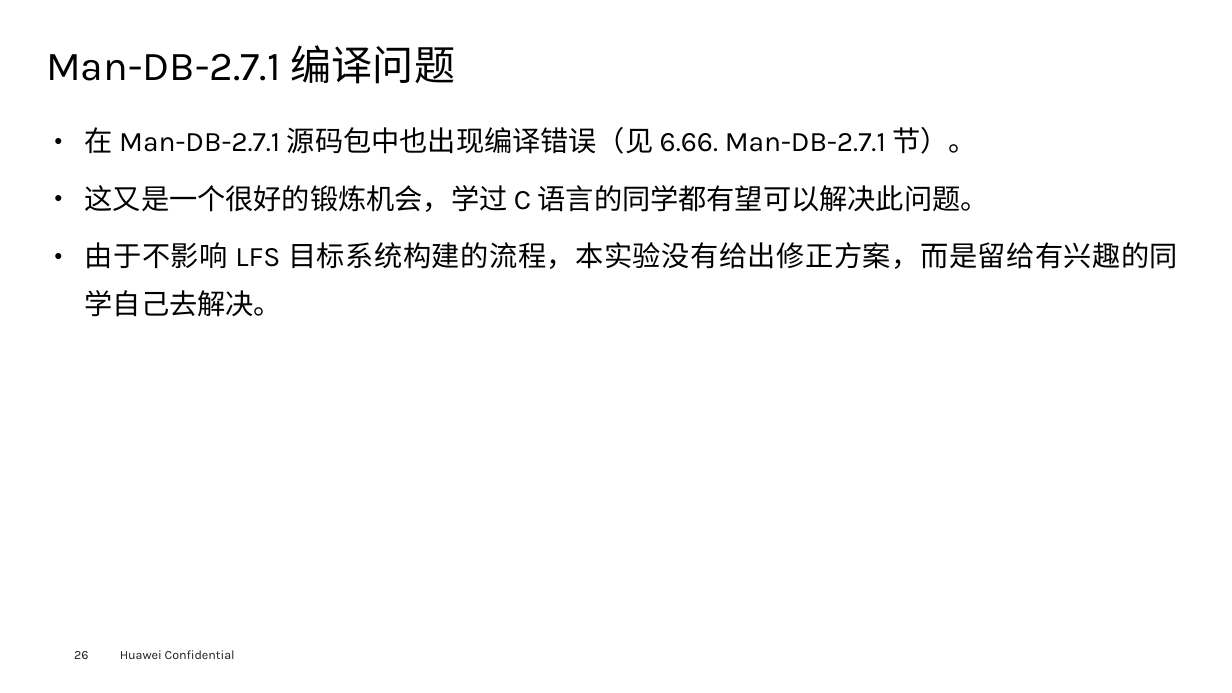
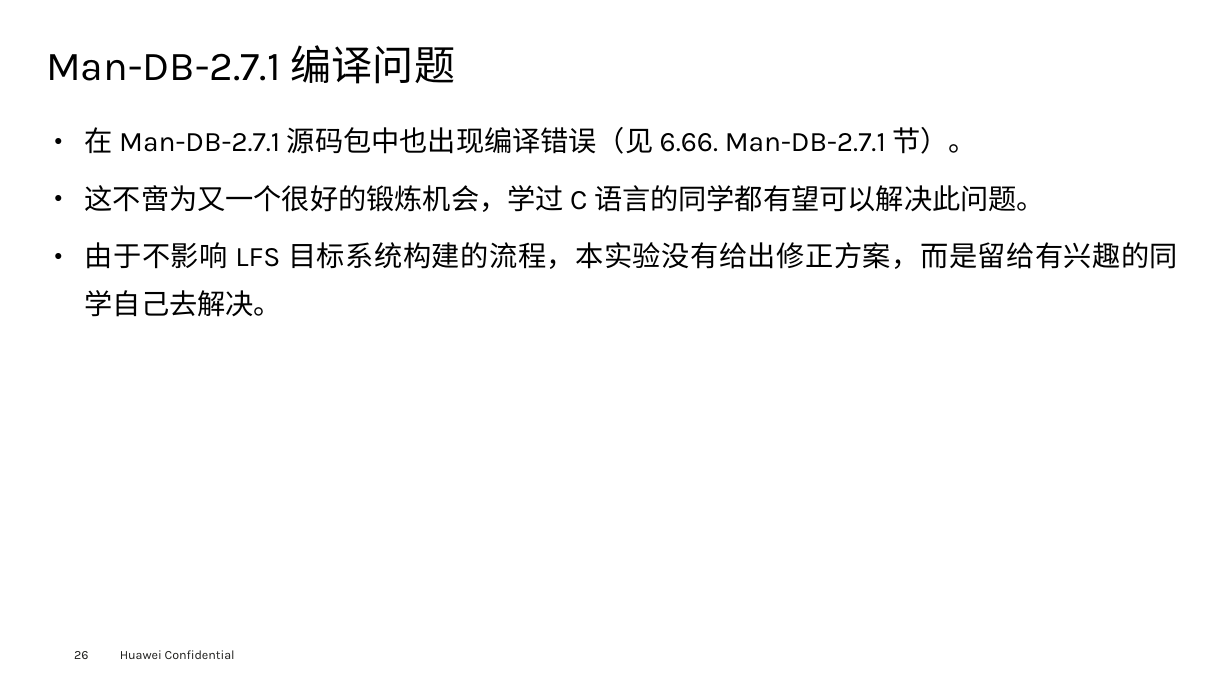
Before and after one commit to openeuler-mirror/lfs-course, a slide deck: slide 27 of lfs-7.7-systemd/documents/LFS-on-openEuler_Course-Handout_v1.3.pptx. Drawn at 1232x693 pixels with LibreOffice and Linux fonts; fonts in the diff are those of the drawing; background and template pictures are left out. Boxes give left, top, right and bottom in pixels: in the first picture for what was removed or moved away, otherwise in the second. Text is boxed around its words. In the diff, an @@ line names an element or a change of style, - is before the commit and + after.

```diff
--- a/lfs-7.7-systemd/documents/LFS-on-openEuler_Course-Handout_v1.3.pptx
+++ b/lfs-7.7-systemd/documents/LFS-on-openEuler_Course-Handout_v1.3.pptx
@@ text at (85,185,1045,212): text changed @@
-● 这又是一个很好的锻炼机会，学过 C 语言的同学都有望可以解决此问题。
+● 这不啻为又一个很好的锻炼机会，学过 C 语言的同学都有望可以解决此问题。
```
Also in this commit, not shown: 1 slide added.
